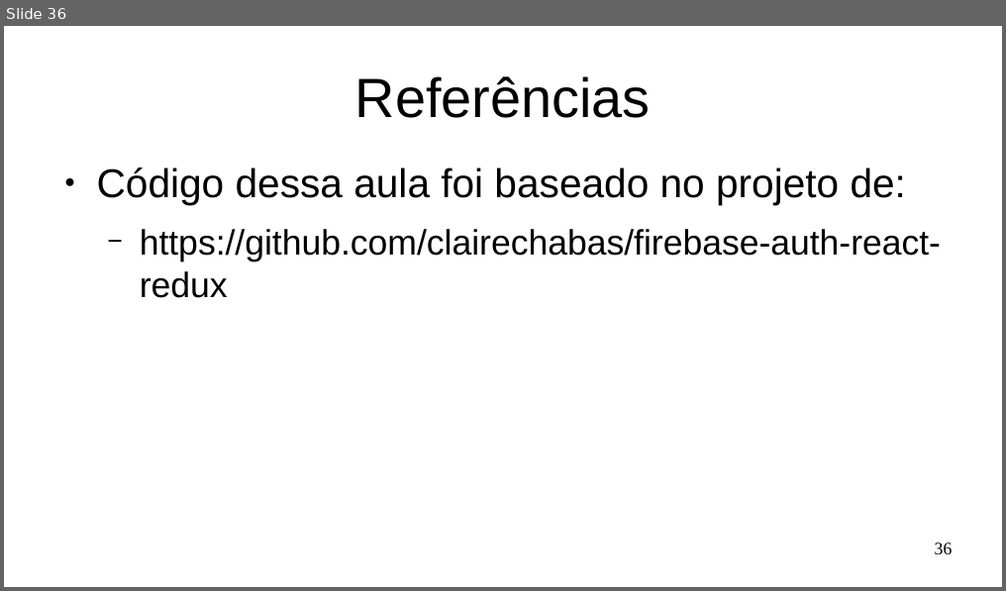
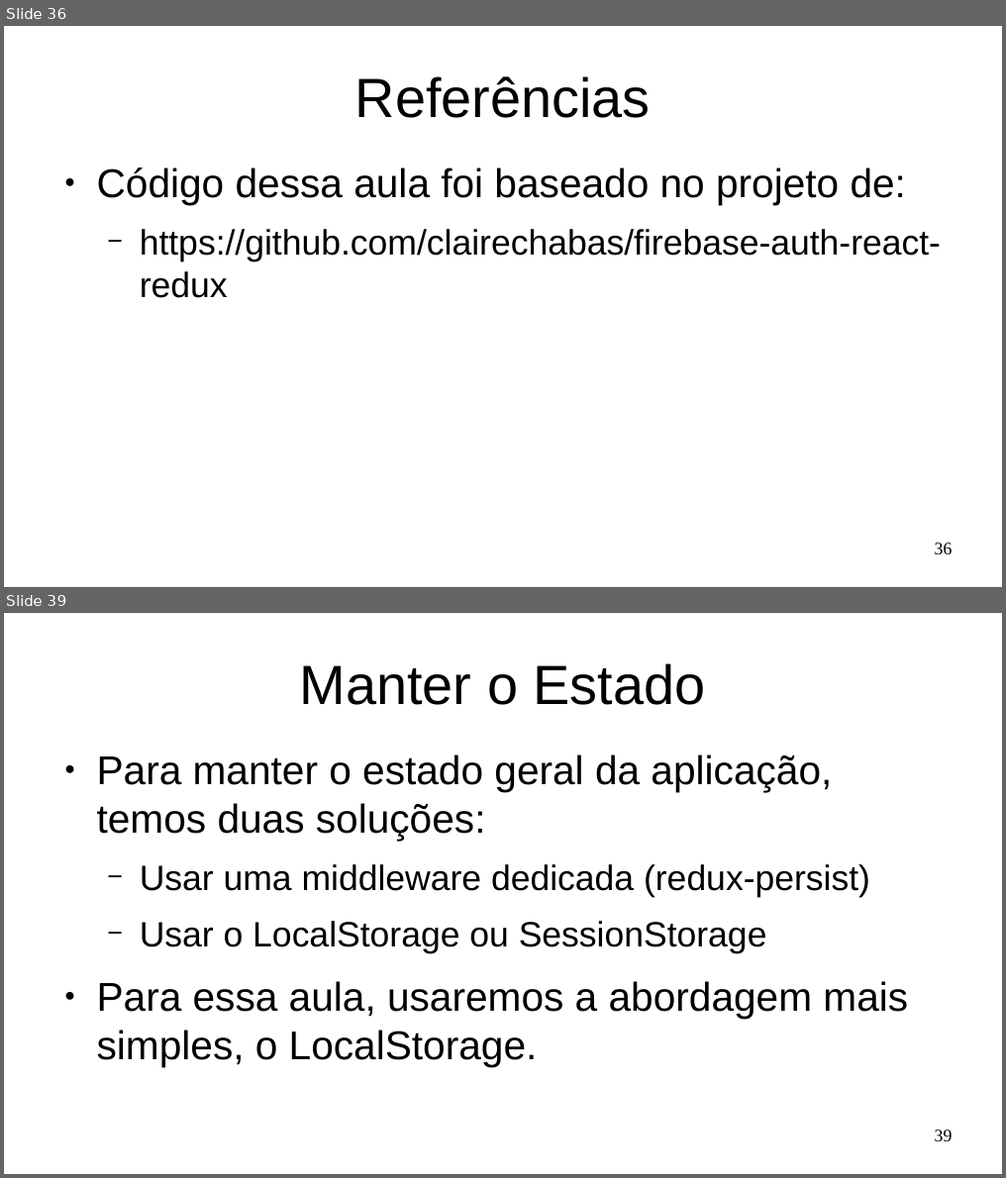
Before and after one commit to Marques-Dev/WEB_2020-1, a slide deck: SLIDES/aula09-redux-firebase-auth.odp. Shown one above the other, each under a label of ours: slide 36 before the commit, slides 36 and 39 after it; the slides between them are not shown. The pictures are 1006x591 and 1006x1178 pixels, drawn with LibreOffice and Linux fonts; fonts in the diff are those of the drawing. Boxes give left, top, right and bottom in pixels: in the first picture for what was removed or moved away, otherwise in the second. Text is boxed around its words. In the diff, an @@ line names an element or a change of style, - is before the commit and + after.

```diff
--- a/SLIDES/aula09-redux-firebase-auth.odp
+++ b/SLIDES/aula09-redux-firebase-auth.odp
@@ slide 39 added at bbox=[4, 613, 1002, 1174], background #FFFFFF @@
@@ title added at bbox=[300, 663, 706, 705], 44 pt, text #000000 @@
+Manter o Estado
@@ text added at bbox=[97, 755, 908, 1067], 32 pt, text #000000 @@
+● Para manter o estado geral da aplicação, temos duas soluções:
+  − Usar uma middleware dedicada (redux-persist)
+  − Usar o LocalStorage ou SessionStorage
+● Para essa aula, usaremos a abordagem mais simples, o LocalStorage.
@@ page number added at bbox=[935, 1130, 952, 1142], 14 pt, text #000000 @@
+39
```
Also in this commit, not shown: 13 other slides added, 1 other file.
